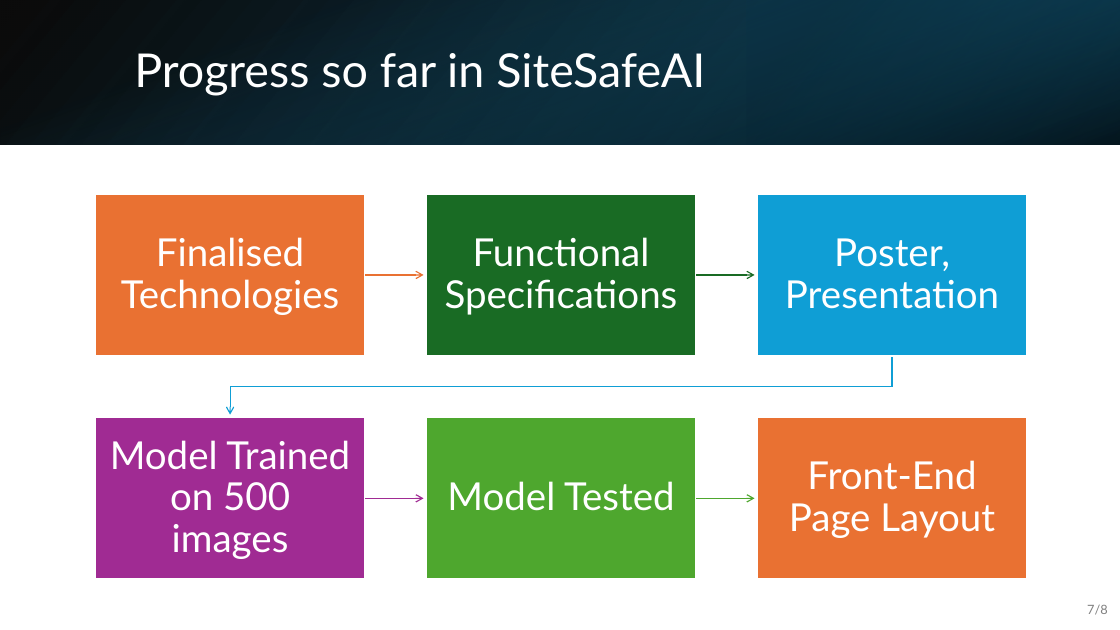
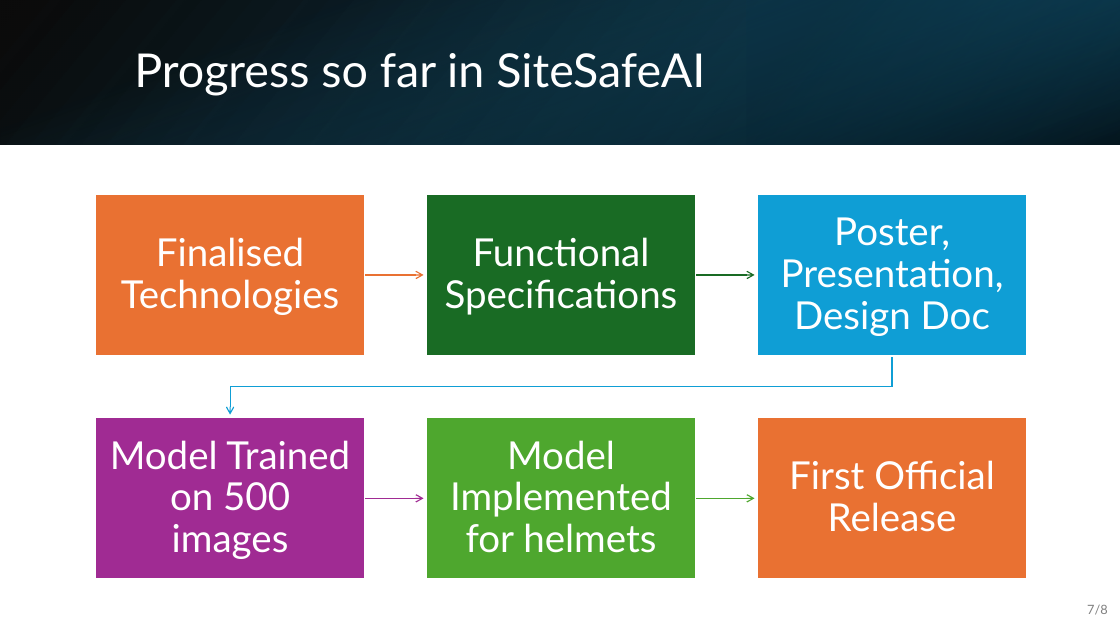
Before and after one commit to C00276177Tomas/SafeSiteAI, a slide deck: slide 7 of Presentation/SiteSafeAiPresentation.pptx. Drawn at 1120x630 pixels with LibreOffice and Linux fonts; fonts in the diff are those of the drawing. Boxes give left, top, right and bottom in pixels: in the first picture for what was removed or moved away, otherwise in the second. Text is boxed around its words. In the diff, an @@ line names an element or a change of style, - is before the commit and + after.

Commit message:
Presentation update

```diff
--- a/Presentation/SiteSafeAiPresentation.pptx
+++ b/Presentation/SiteSafeAiPresentation.pptx
@@ text at bbox=[781, 217, 1004, 336]: text changed @@
-Poster, Presentation
+Poster, Presentation, Design Doc
@@ text at bbox=[450, 440, 672, 553]: text changed @@
-Model Tested
+Model Implemented for helmets
@@ text at bbox=[789, 460, 995, 532]: text changed @@
-Front-End Page Layout
+First Official Release
```
